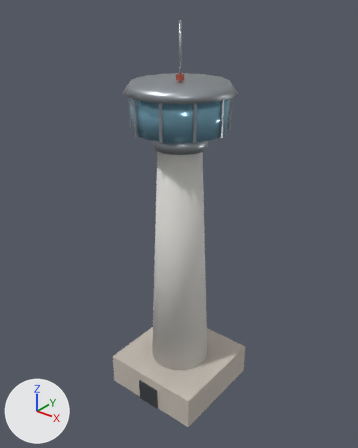
The glTF model src/assets/models/props/atc_tower.glb: old version first, new version second.
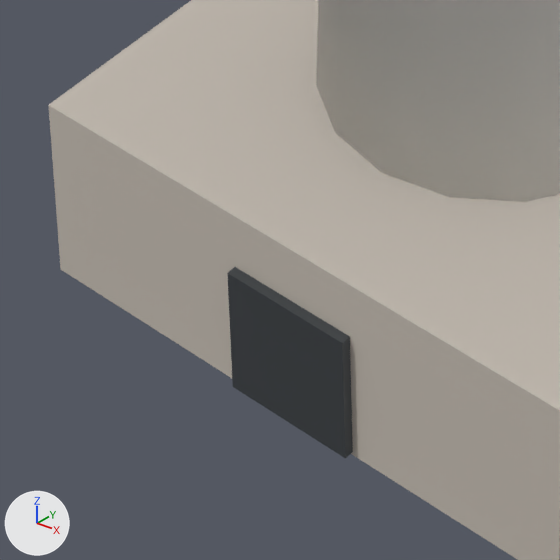
There are two pictures of each version: one whole from a 50 mm camera at (38.8, -48.7, 57.6) aimed at (-0.2, 0.0, 27.4), one close up on the part from 29% to 53% of the width and 76% to 95% of the height. Lighting does not change. The marker at lower left points along +X, +Y and +Z. The first two pictures are the older version. Vertices at exactly the same position are counted once.

In view in the first close-up: 'atc_base', 'atc_base_door', 'atc_shaft'.
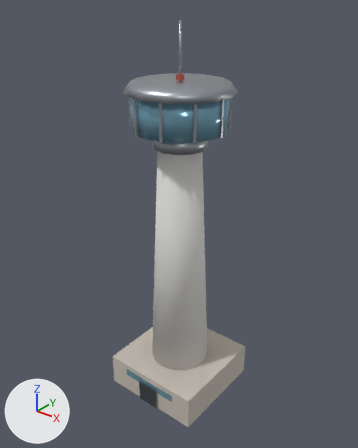
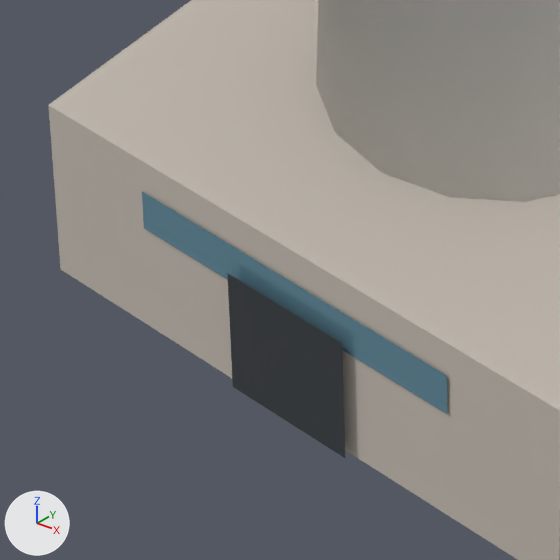
What differs and where, as boxes [x1, y1, x2, y2] in the close-ups (560 x 560 px):
```json
{"object": "atc_base_door", "change": "reshaped", "before": [227, 267, 353, 458], "after": [227, 273, 345, 458], "on screen": "6% narrower"}
{"object": "Merged_FacadeGlass", "change": "added", "after": [142, 192, 447, 414], "on screen": "cyan"}
```

Edits to the scene script, one JSON object a line:
```json
{"block": "me_cube_001", "where": "# used by ob_atc_base_door; location = (0.0, 0.0, 0.0)"}
{"op": "remove", "block": "me_cube_001", "code": "me_cube_001.from_pydata(...)  # 8 vertices, 12 faces; spans x -1.7..1.7, y -7.75..-7.45, z 0.1..3.5"}
{"op": "add", "block": "me_cube_001", "code": "me_cube_001.from_pydata(...)  # 4 vertices, 2 faces; spans x -1.7..1.7, y -7.75, z 0.1..3.5"}
{"block": "me_cube_001", "change": "me_cube_001 part 1"}
{"block": "me_cube_001", "change": "4 vertices are removed from x -1.7..1.7, y -7.45, z 0.1..3.5"}
{"block": "me_cube_001", "change": "12 faces are deleted"}
{"block": "me_cube_001", "change": "2 new faces join them"}
{"op": "add", "block": "me_merged_facadeglass_mesh", "code": ["me_merged_facadeglass_mesh = bpy.data.meshes.new('Merged_FacadeGlass_mesh')", "me_merged_facadeglass_mesh.from_pydata(...)  # 40 vertices, 70 faces; spans x -6.1..6.1, y -7.6..6.2, z 3.0..45.5", "me_merged_facadeglass_mesh.materials.append(mat_facadeglass)  # cyan #81b3c8"]}
{"op": "add", "block": "ob_merged_facadeglass", "code": ["ob_merged_facadeglass = bpy.data.objects.new('Merged_FacadeGlass', me_merged_facadeglass_mesh)", "ob_merged_facadeglass.location = (0.0, 0.0, 0.0)"]}
```
